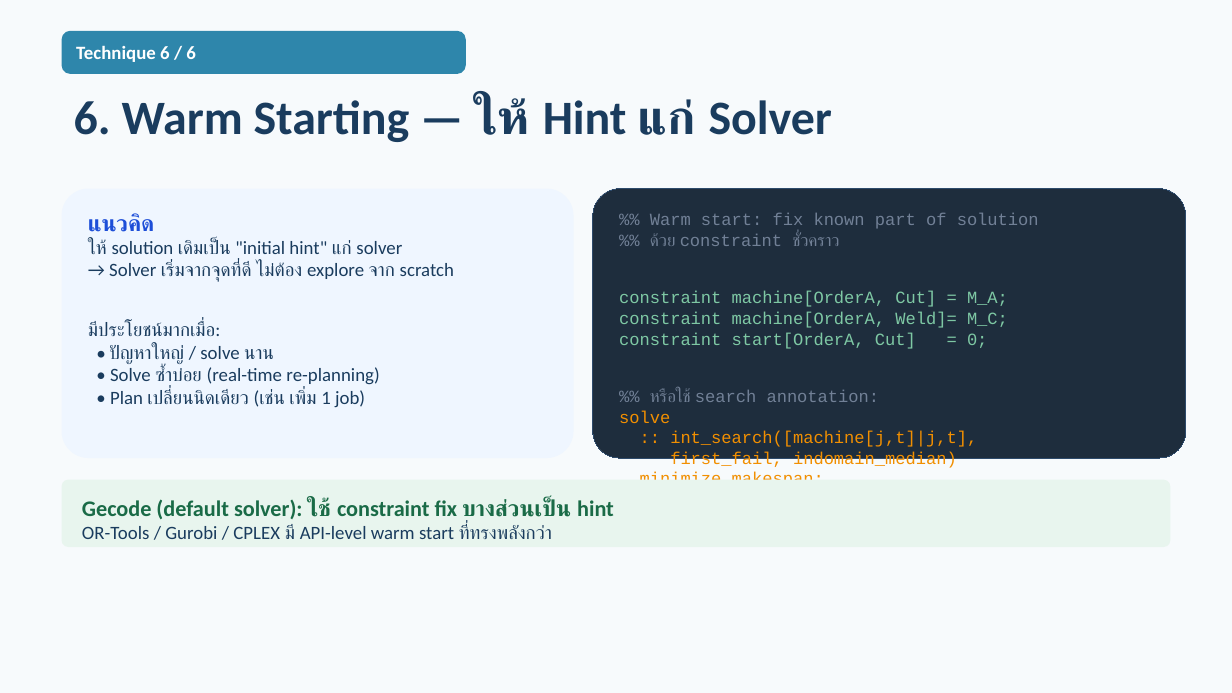
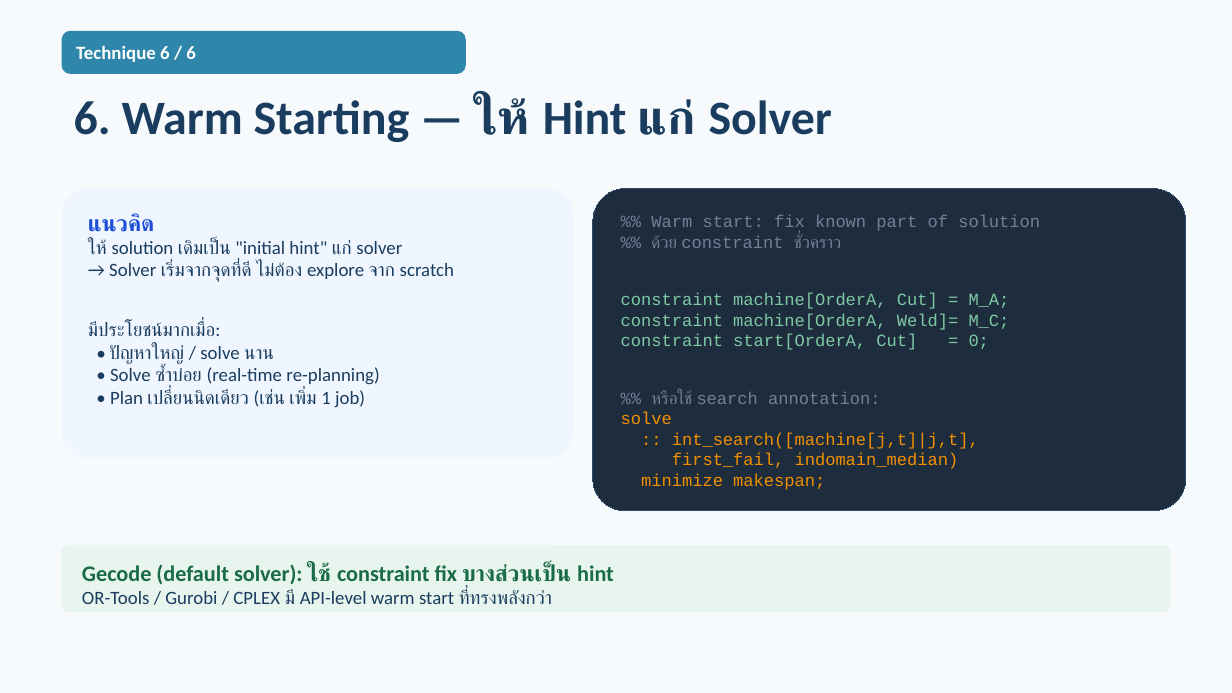
Before and after one commit to pakornkub/minizinc-training, a slide deck: slide 16 of day6/Day6_MiniZinc_Slides.pptx. Drawn at 1232x693 pixels with LibreOffice and Linux fonts; fonts in the diff are those of the drawing. Boxes give left, top, right and bottom in pixels: in the first picture for what was removed or moved away, otherwise in the second. Text is boxed around its words. In the diff, an @@ line names an element or a change of style, - is before the commit and + after.

```diff
--- a/day6/Day6_MiniZinc_Slides.pptx
+++ b/day6/Day6_MiniZinc_Slides.pptx
@@ rounded rectangle "%% Warm start: fix known ...": place and size @@
-rounded rectangle "%% Warm start: fix known ..." at (593, 188, 1185, 458)
+rounded rectangle "%% Warm start: fix known ..." at (593, 188, 1185, 510)
@@ rounded rectangle "Gecode (default solver): ใช้ constraint ...": place and size @@
-rounded rectangle "Gecode (default solver): ใช้ constraint ..." at (62, 479, 1170, 547)
+rounded rectangle "Gecode (default solver): ใช้ constraint ..." at (62, 545, 1170, 612)
```
Also in this commit, not shown: 2 other slides changed, 1 other file.
